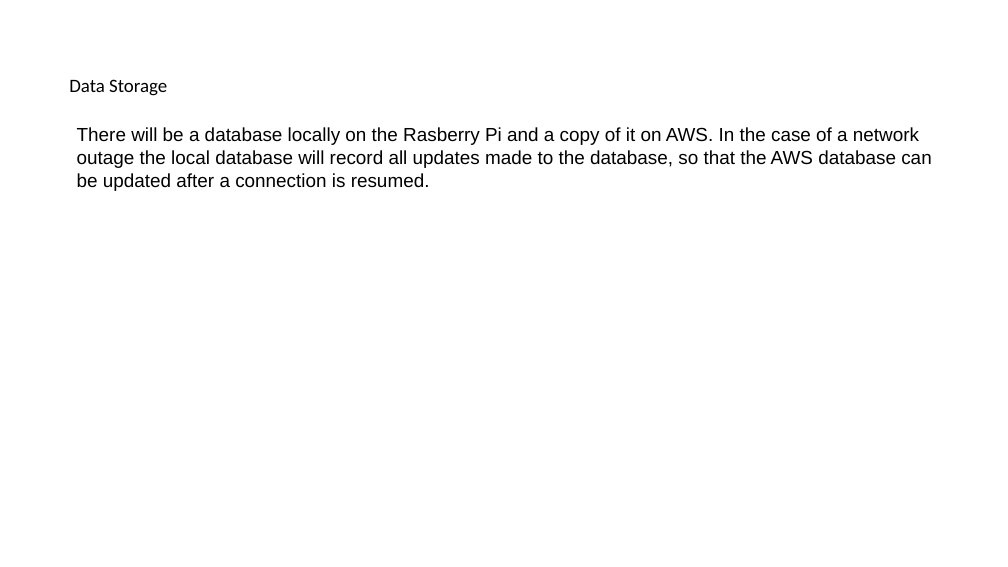
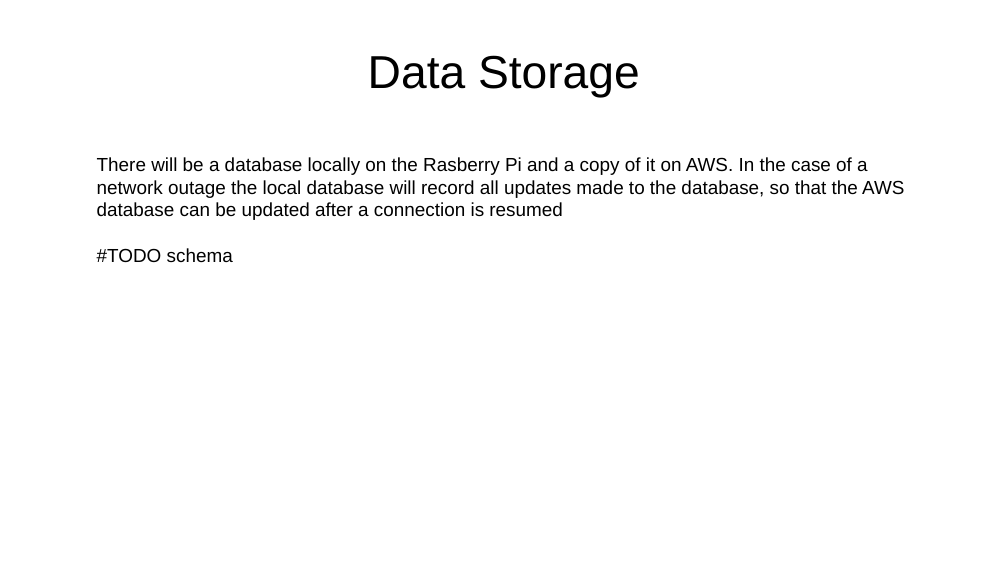
Before and after one commit to cianashby1337/IOT_CA1_Documentation, a slide deck: slide 12 of Slideshow template.pptx. Drawn at 1008x567 pixels with LibreOffice and Linux fonts; fonts in the diff are those of the drawing. Boxes give left, top, right and bottom in pixels: in the first picture for what was removed or moved away, otherwise in the second. Text is boxed around its words. In the diff, an @@ line names an element or a change of style, - is before the commit and + after.

Commit message:
Data Gathering

```diff
--- a/Slideshow template.pptx
+++ b/Slideshow template.pptx
@@ title "Data Storage": place and size @@
-title "Data Storage" at [69, 79, 167, 96]
+title "Data Storage" at [368, 55, 640, 98]
@@ title "Data Storage" at [368, 55, 640, 98]: size 18 to 44 pt, font Calibri to Arial; alignment left to centre @@
@@ text at [97, 157, 904, 263]: text changed @@
-There will be a database locally on the Rasberry Pi and a copy of it on AWS. In the case of a network outage the local database will record all updates made to the database, so that the AWS database can be updated after a connection is resumed.
+There will be a database locally on the Rasberry Pi and a copy of it on AWS. In the case of a network outage the local database will record all updates made to the database, so that the AWS database can be updated after a connection is resumed
+#TODO schema
```
Also in this commit, not shown: 1 slide added.
